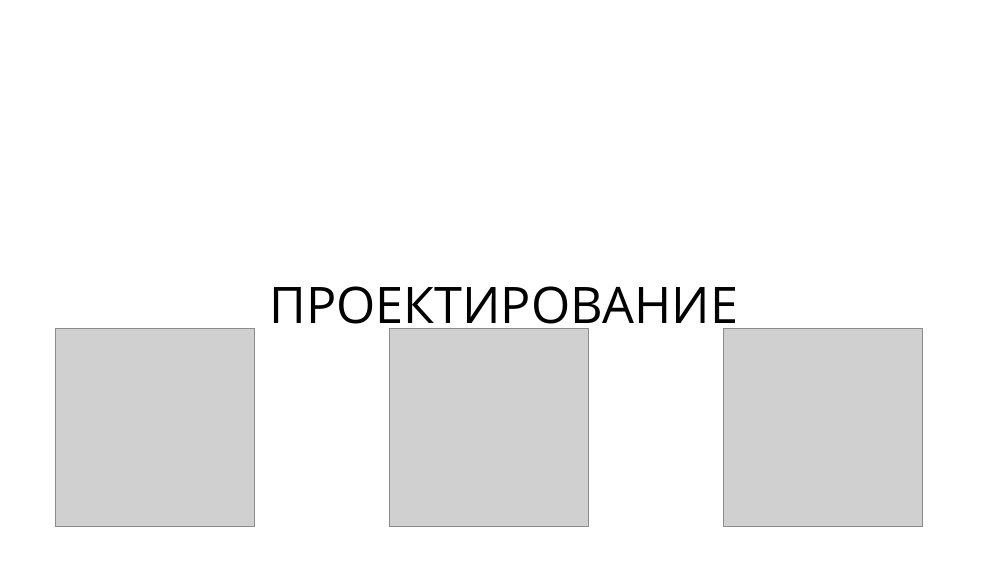
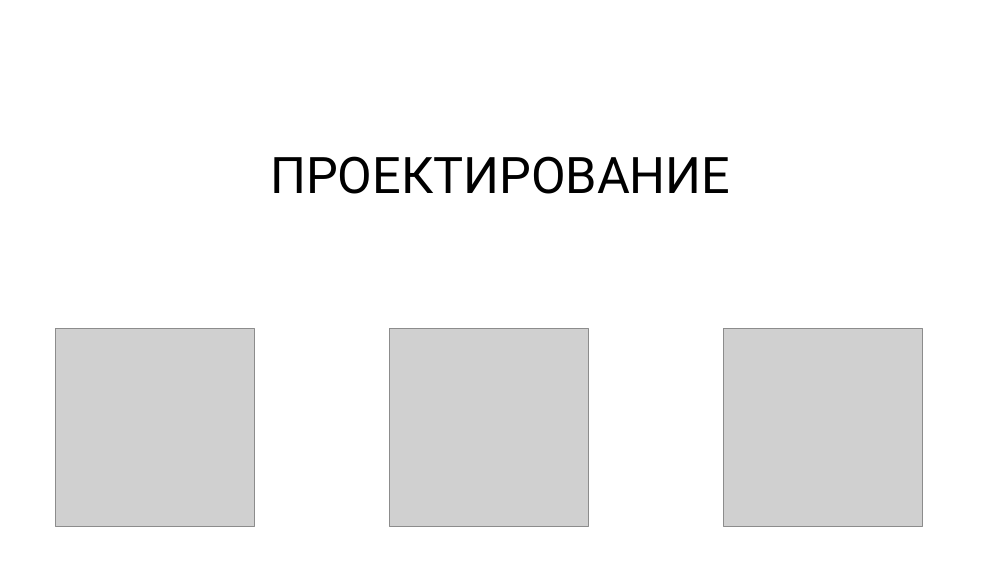
Before and after one commit to rkhaimov/brain-gym, a slide deck: slide 75 of Презентация.pptx. Drawn at 1008x567 pixels with LibreOffice and Linux fonts; fonts in the diff are those of the drawing; grey boxes stand for pictures; background and template pictures are left out. Boxes give left, top, right and bottom in pixels: in the first picture for what was removed or moved away, otherwise in the second. Text is boxed around its words. In the diff, an @@ line names an element or a change of style, - is before the commit and + after.

```diff
--- a/Презентация.pptx
+++ b/Презентация.pptx
@@ text "ПРОЕКТИРОВАНИЕ": place and size @@
-text "ПРОЕКТИРОВАНИЕ" at box(269, 286, 738, 336)
+text "ПРОЕКТИРОВАНИЕ" at box(270, 156, 730, 194)
@@ text "ПРОЕКТИРОВАНИЕ" at box(270, 156, 730, 194): font Open Sans to Roboto @@
```
Also in this commit, not shown: 79 other slides changed.
